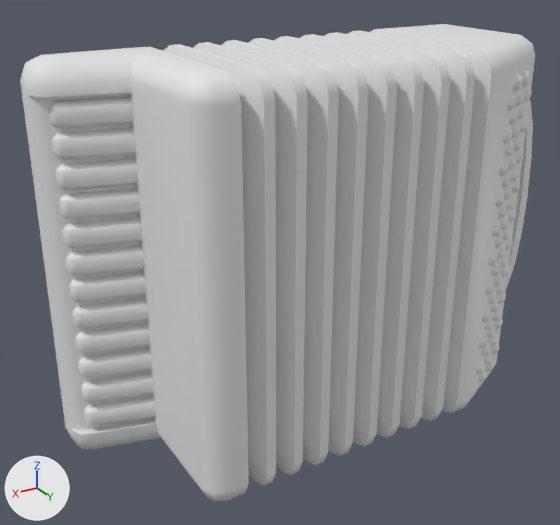
An edit to the FBX model Assets/Content/3Dmodels/Props/MusicalInstruments/3Dmodel_Prop_MusicalInstrument_Accordion.fbx, drawn before and after from the same camera.
The view is the same before and after, from a camera (50 mm lens) standing at (0.408, 0.62, 0.5) and looking at (0.022, -0.023, 0.179). Arrows for +X, +Y and +Z are at lower left; the lights stay in place. The first picture is the older version. Where no turn or scale is listed for an object, it has been applied to the vertices.

Names of what the first picture shows: 'Prop_MusicalInstrument_Accordion'.
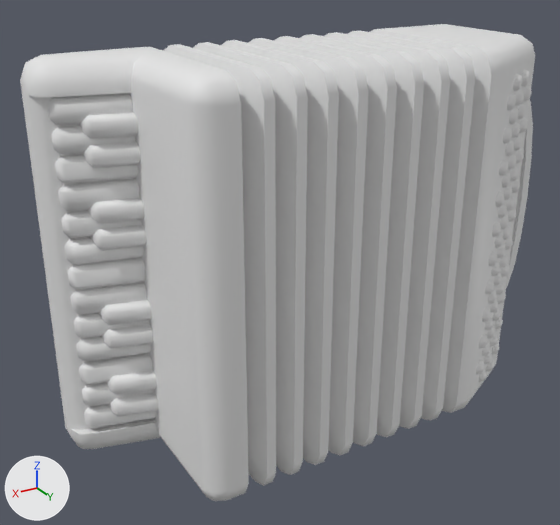
Commit message: Added Accordion

The change, as a diff of the scene's bpy script:
```diff
--- a/Assets/Content/3Dmodels/Props/MusicalInstruments/3Dmodel_Prop_MusicalInstrument_Accordion.fbx.py
+++ b/Assets/Content/3Dmodels/Props/MusicalInstruments/3Dmodel_Prop_MusicalInstrument_Accordion.fbx.py
@@ me_prop_musicalinstrument_accordion @@
-me_prop_musicalinstrument_accordion.from_pydata(...)  # 1745 vertices, 1412 faces; spans x -0.316..0.25, y -0.1..0.1, z 0.0..0.4
+me_prop_musicalinstrument_accordion.from_pydata(...)  # 1943 vertices, 1556 faces; spans x -0.316..0.25, y -0.1..0.1, z 0.0..0.4
+# me_prop_musicalinstrument_accordion part 1: the loose piece of 22 vertices spanning x 0.15..0.236, y -0.062..-0.025, z 0.063..0.086 is moved by (0.0, 0.0, -0.031)
+# me_prop_musicalinstrument_accordion part 2: the loose piece of 22 vertices spanning x 0.15..0.236, y -0.062..-0.025, z 0.147..0.17 is moved by (0.0, 0.0, 0.146)
+# me_prop_musicalinstrument_accordion part 3: the loose piece of 22 vertices spanning x 0.15..0.236, y -0.062..-0.025, z 0.258..0.281 is moved by (0.0, 0.0, 0.008)
+# me_prop_musicalinstrument_accordion part 4: the loose piece of 22 vertices spanning x 0.15..0.236, y -0.062..-0.025, z 0.119..0.142 is moved by (0.0, 0.0, 0.122)
+# me_prop_musicalinstrument_accordion part 5: the loose piece of 22 vertices spanning x 0.15..0.236, y -0.062..-0.025, z 0.23..0.253 is moved by (0.0, 0.0, -0.016)
+# me_prop_musicalinstrument_accordion part 6: the loose piece of 22 vertices spanning x 0.15..0.236, y -0.062..-0.025, z 0.091..0.114 is moved by (0.0, 0.0, 0.072)
+# me_prop_musicalinstrument_accordion part 7: the loose piece of 22 vertices spanning x 0.15..0.236, y -0.062..-0.025, z 0.286..0.309 is scaled about its middle by (1, 1, -1.03), then moved by (0.0, 0.0, -0.15)
+# me_prop_musicalinstrument_accordion part 8: the loose piece of 22 vertices spanning x 0.15..0.236, y -0.062..-0.025, z 0.314..0.337 is moved by (0.0, 0.0, -0.204)
+# me_prop_musicalinstrument_accordion part 9: the loose piece of 22 vertices spanning x 0.15..0.236, y -0.062..-0.025, z 0.091..0.114 is copied, and the copy is moved by (0.0, 0.0, -0.006); it spans x 0.15..0.236, y -0.062..-0.025, z 0.084..0.108
+# me_prop_musicalinstrument_accordion part 10: the loose piece of 22 vertices spanning x 0.15..0.236, y -0.062..-0.025, z 0.342..0.365 is copied, and the copy is moved by (0.0, 0.0, 0.003); it spans x 0.15..0.236, y -0.062..-0.025, z 0.344..0.368
+# me_prop_musicalinstrument_accordion part 11: a new loose piece of 22 vertices spanning x 0.15..0.213, y -0.047..-0.016, z 0.047..0.067
+# me_prop_musicalinstrument_accordion part 12: a new loose piece of 22 vertices spanning x 0.15..0.213, y -0.047..-0.016, z 0.073..0.093
+# me_prop_musicalinstrument_accordion part 13: a new loose piece of 22 vertices spanning x 0.15..0.213, y -0.047..-0.016, z 0.307..0.327
+# me_prop_musicalinstrument_accordion part 14: a new loose piece of 22 vertices spanning x 0.15..0.213, y -0.047..-0.016, z 0.333..0.353
+# me_prop_musicalinstrument_accordion part 15: a new loose piece of 22 vertices spanning x 0.15..0.213, y -0.047..-0.016, z 0.229..0.249
+# me_prop_musicalinstrument_accordion part 16: a new loose piece of 22 vertices spanning x 0.15..0.213, y -0.047..-0.016, z 0.255..0.274
+# me_prop_musicalinstrument_accordion part 17: a new loose piece of 22 vertices spanning x 0.15..0.213, y -0.047..-0.016, z 0.125..0.145
+# me_prop_musicalinstrument_accordion part 18: a new loose piece of 22 vertices spanning x 0.15..0.213, y -0.047..-0.016, z 0.151..0.171
+# me_prop_musicalinstrument_accordion part 19: 44 vertices moved from x 0.15..0.236, y -0.062..-0.025, z 0.035..0.365 to x 0.15..0.236, y -0.062..-0.025, z 0.063..0.337; 22 vertices removed from x 0.15..0.236, y -0.062..-0.025, z 0.175..0.225
```

Location of each change, [x1, y1, x2, y2] in pixels of the pictures (560 x 525 px; the box of a moved part takes in the faces that stretch with it):
part 1 of me_prop_musicalinstrument_accordion, moved or reshaped
    before: [81, 372, 154, 403]
    after: [84, 404, 156, 429]
part 2 of me_prop_musicalinstrument_accordion, moved or reshaped
    before: [72, 297, 149, 329]
    after: [55, 155, 138, 184]
part 3 of me_prop_musicalinstrument_accordion, moved or reshaped
    before: [59, 188, 140, 220]
    after: [58, 179, 140, 212]
part 4 of me_prop_musicalinstrument_accordion, moved or reshaped
    before: [75, 323, 150, 354]
    after: [61, 211, 142, 239]
part 5 of me_prop_musicalinstrument_accordion, moved or reshaped
    before: [63, 217, 143, 249]
    after: [65, 237, 144, 265]
part 6 of me_prop_musicalinstrument_accordion, moved or reshaped
    before: [78, 348, 152, 379]
    after: [71, 283, 147, 315]
part 7 of me_prop_musicalinstrument_accordion, moved or reshaped
    before: [56, 159, 138, 190]
    after: [74, 313, 149, 339]
part 8 of me_prop_musicalinstrument_accordion, moved or reshaped
    before: [52, 128, 136, 160]
    after: [76, 336, 151, 362]
part 9 of me_prop_musicalinstrument_accordion, added
    after: [79, 353, 152, 385]
part 10 of me_prop_musicalinstrument_accordion, added
    after: [48, 93, 133, 126]
part 11 of me_prop_musicalinstrument_accordion, added
    after: [108, 392, 159, 417]
part 12 of me_prop_musicalinstrument_accordion, added
    after: [106, 370, 157, 395]
part 13 of me_prop_musicalinstrument_accordion, added
    after: [82, 142, 140, 168]
part 14 of me_prop_musicalinstrument_accordion, added
    after: [79, 113, 138, 139]
part 15 of me_prop_musicalinstrument_accordion, added
    after: [91, 225, 147, 251]
part 16 of me_prop_musicalinstrument_accordion, added
    after: [88, 198, 145, 224]
part 17 of me_prop_musicalinstrument_accordion, added
    after: [101, 324, 154, 349]
part 18 of me_prop_musicalinstrument_accordion, added
    after: [98, 300, 152, 325]
part 19 of me_prop_musicalinstrument_accordion, moved or reshaped
    before: [48, 97, 156, 426]
    after: [52, 127, 154, 407]
